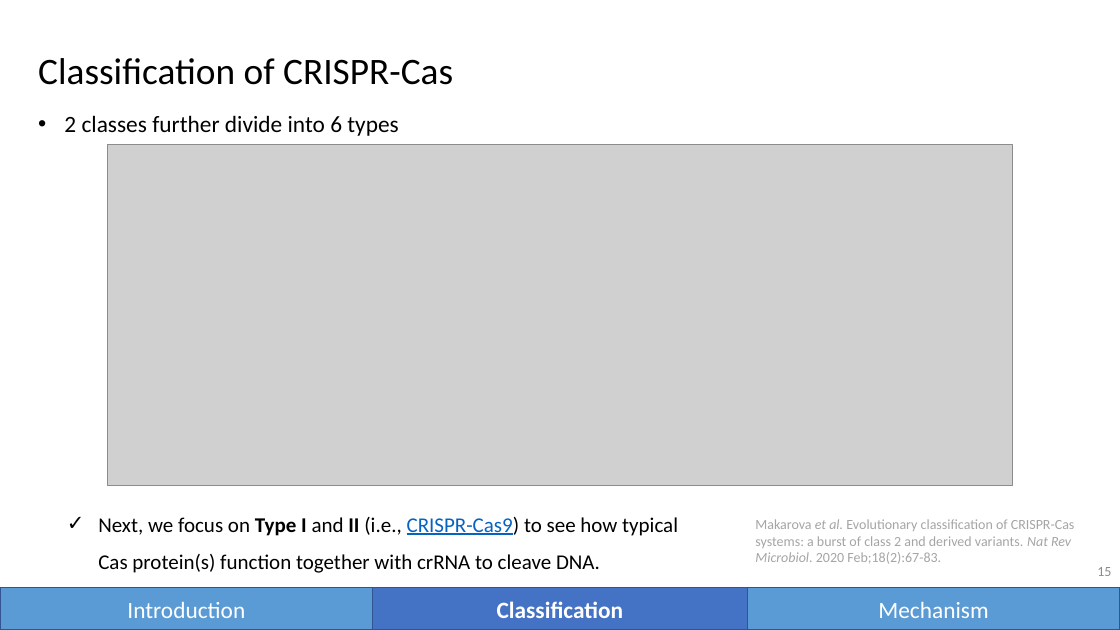
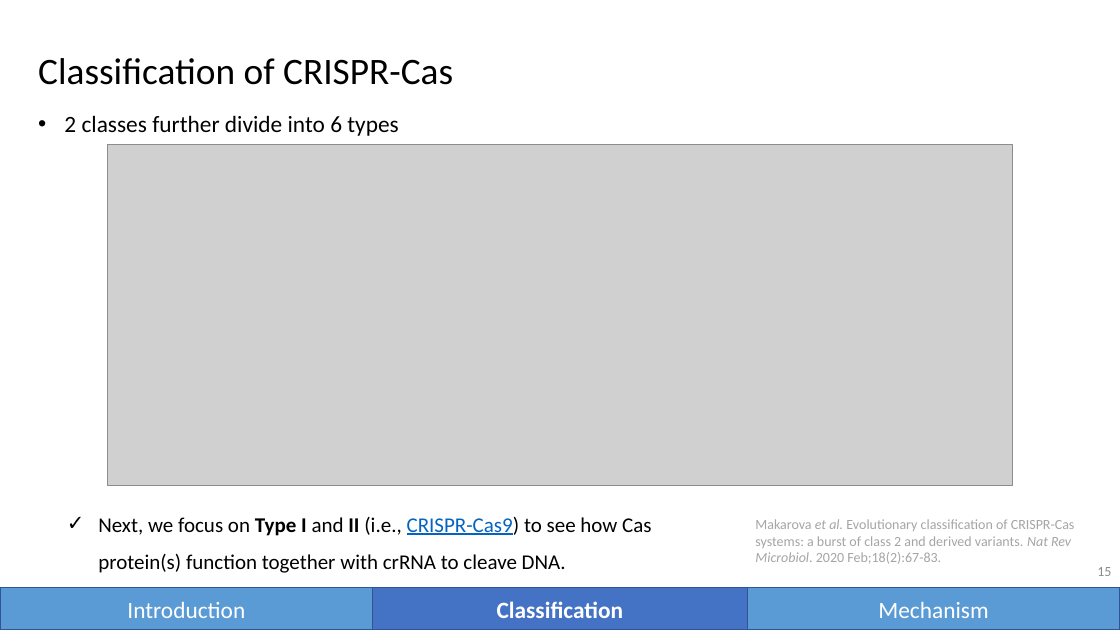
Before and after one commit to vwOvOwv/PKU-Undergraduate-Course, a slide deck: slide 15 of 遗传学讨论 (Seminar on Genetics)/topic4_genome_editing.pptx. Drawn at 1120x630 pixels with LibreOffice and Linux fonts; fonts in the diff are those of the drawing; grey boxes stand for pictures. Boxes give left, top, right and bottom in pixels: in the first picture for what was removed or moved away, otherwise in the second. Text is boxed around its words. In the diff, an @@ line names an element or a change of style, - is before the commit and + after.

```diff
--- a/遗传学讨论 (Seminar on Genetics)/topic4_genome_editing.pptx
+++ b/遗传学讨论 (Seminar on Genetics)/topic4_genome_editing.pptx
@@ text at (98,517,651,573): text changed @@
-✓ Next, we focus on Type I and II (i.e., CRISPR-Cas9) to see how typical Cas protein(s) function together with crRNA to cleave DNA.
+✓ Next, we focus on Type I and II (i.e., CRISPR-Cas9) to see how Cas protein(s) function together with crRNA to cleave DNA.
```
Also in this commit, not shown: 14 other slides changed.
